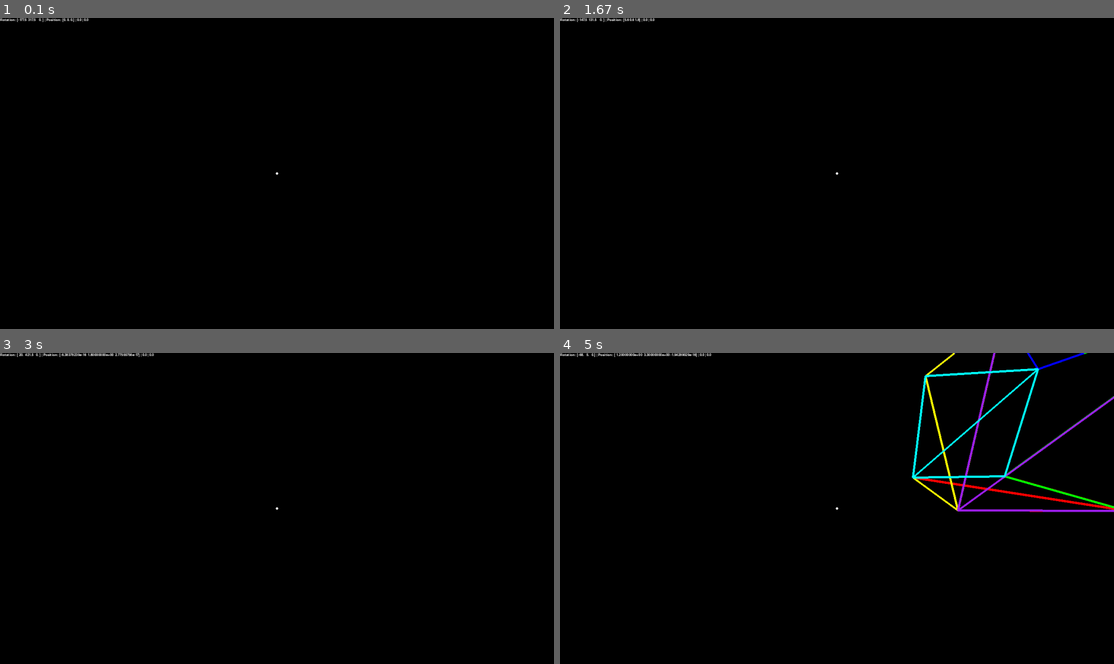
Above: before the commit, frames 1-4 (two rows, left to right).
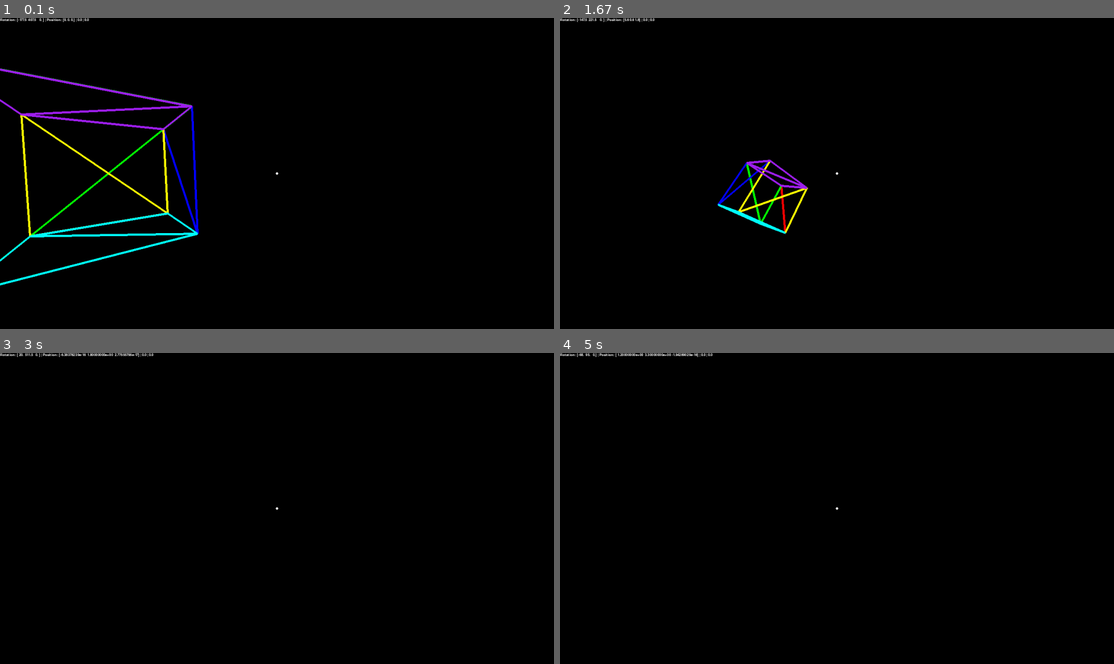
Above: after the commit, the same moments.

Repository: hudbeard/Basic3dPygame
Game: pygame game, started from main.py
Same seed, same stepped clock (60 frames per second), same inputs: the game is played once before the commit and once after it.
Inputs (mouse positions are in pixels of both pictures, inside the frame that each line leads up to):
- Up to frame 1 (0.1 s): no input
- Up to frame 2 (1.67 s): hold D 0.33-0.8 s; move the mouse to (814, 185) at 0.37 s; hold W 0.83-1.13 s; move the mouse to (1014, 164) at 0.87 s; tap Space at 0.9, 1.23, 1.53 s; tap Shift at 0.98 s; hold D 1.17-1.63 s; move the mouse to (837, 195) at 1.2 s
- Up to frame 3 (3 s): hold A 1.67-2.2 s; move the mouse to (144, 511) at 1.7 s; tap Space at 1.73, 2.03, 2.3, 2.63, 2.93 s; hold S 2.23-2.53 s; move the mouse to (332, 576) at 2.27 s; tap Shift at 2.38 s; hold A 2.57-2.97 s; move the mouse to (105, 580) at 2.6 s
- Up to frame 4 (5 s): hold W 3-3.37 s; move the mouse to (920, 399) at 3.03 s; tap Space at 3.07, 3.47, 3.77, 4.13, 4.53, 4.83 s; hold D 3.4-4.03 s; move the mouse to (1041, 617) at 3.43 s; tap Shift at 3.55 s; hold S 4.07-4.43 s; move the mouse to (903, 536) at 4.1 s; hold A 4.47-4.93 s; move the mouse to (848, 402) at 4.5 s; hold D from 4.97 s (still down)

The runs differ from the first frame. In frame 1, 2.9% of the frame differs, in the area x 0-36%, y 0-86%; in frame 2, 1.0%; in frame 3, 0.1%; in frame 4, 2.7%.

Commit message:
Added README.md

Diff:
--- a/pygame3dengine.py
+++ b/pygame3dengine.py
@@ -13,7 +13,7 @@
         self.running = True
         self.scale = 5
         self.center = self.to_screen_coordinates(0, 0)
-        self.camera = Camera(numpy.array([0., 0., 0.]), numpy.array([0., 0., 0.]))
+        self.camera = Camera(numpy.array([0., 0., 0.]), numpy.array([0., 90., 0.]))
         self.camera_clipping_planes = [
             ClippingPlane((0, 0, 1), self.focal_length),
             ClippingPlane((1 / math.sqrt(2), 0, 1 / math.sqrt(2)), 0),
@@ -32,7 +32,7 @@
             triangle = [Triangle(*[int(i) for i in list(row.values())[:3]], row["color"]) for row in reader if
                         row["color"]]
             vertices = numpy.array([[float(i) for i in list(row.values())[:3]] for row in reader if not row["color"]])
-        return Model(vertices, triangle, [0, -5, 0], numpy.array([0, 0, 0]))
+        return Model(vertices, triangle, [-2, 0, 0], numpy.array([0, 0, 0]))
 
     def check_for_quit(self):
         for event in pygame.event.get():
Not shown, added: README.md
